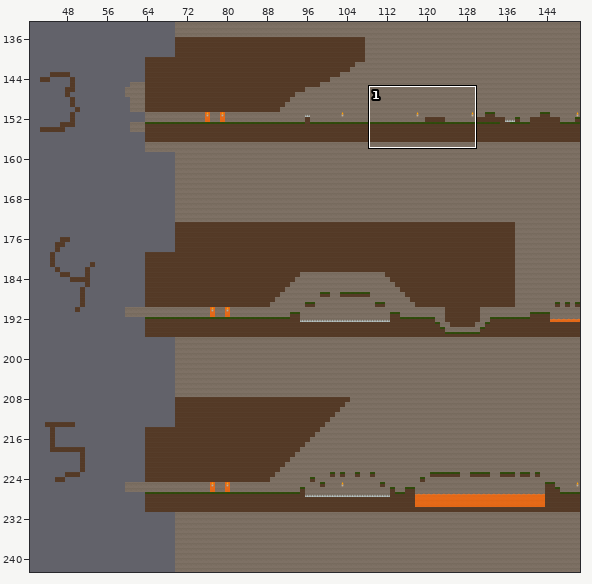
One commit to this Tiled map: data/tr.tmx. Above: a wide view before the commit, with the close-up outlined.
Close-up. Before the commit:
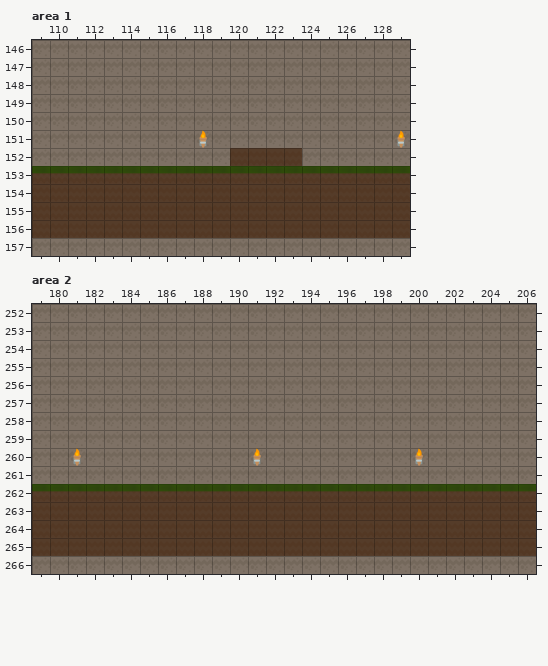
Cells are 64x64 px. Shown: area 1 x 109..129, y 146..157; area 2 x 179..206, y 252..266. The commit also changed other parts of the map, which this record leaves out.
Once edited:
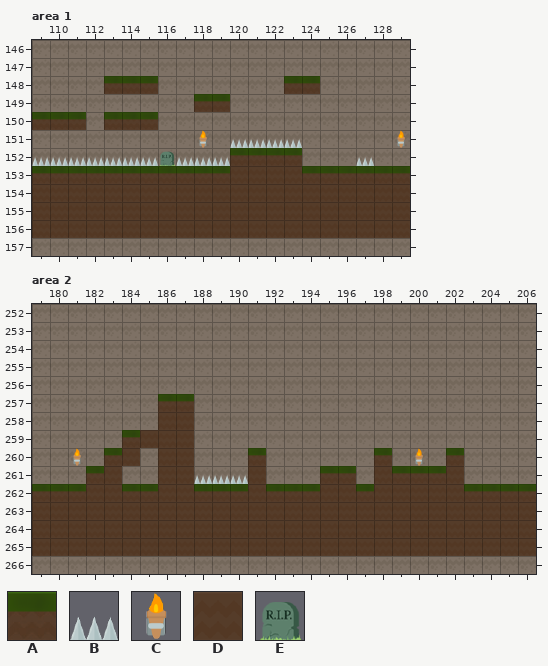
Key: from "TiledMixTR": A 0 "slice03_03", B 2 "spikes", C 6 "tochLit", D 7 "slice27_27", E 9 "slice32_32".
_ is an empty cell.
What changed:
Layer "Armadilhas, Cruzes, MapaPrinci", area 1:
Tile D gives way to tile A in row 152 at x 120 to 123.
The edit adds tile A in row 148 at x 113 to 115 and 123 to 124; in row 149 at x 118 to 119; in row 150 at x 109 to 111 and 113 to 115.
The edit adds tile B in row 151 at x 120 to 123; in row 152 at x 109 to 115, 117 to 119 and 127.
Tile A gives way to tile D in row 153 at x 120 to 123.
The edit adds tile E in row 152 at x 116.
Layer "Armadilhas, Cruzes, MapaPrinci", area 2:
Tile C gives way to tile A in row 260 at x 191.
The edit adds tile A in row 257 at x 186 to 187; in row 259 at x 184; in row 260 at x 183, 198 and 202; in row 261 at x 182, 195 to 196 and 199 to 201.
The edit adds tile B in row 261 at x 188 to 190.
Tile A gives way to tile D in row 262 at x 182 to 183, 186 to 187, 191, 195 to 196 and 198 to 202.
The edit adds tile D in row 258 at x 186 to 187; in row 259 at x 185 to 187; in row 260 at x 184 and 186 to 187; in row 261 at x 183, 186 to 187, 191, 198 and 202.
